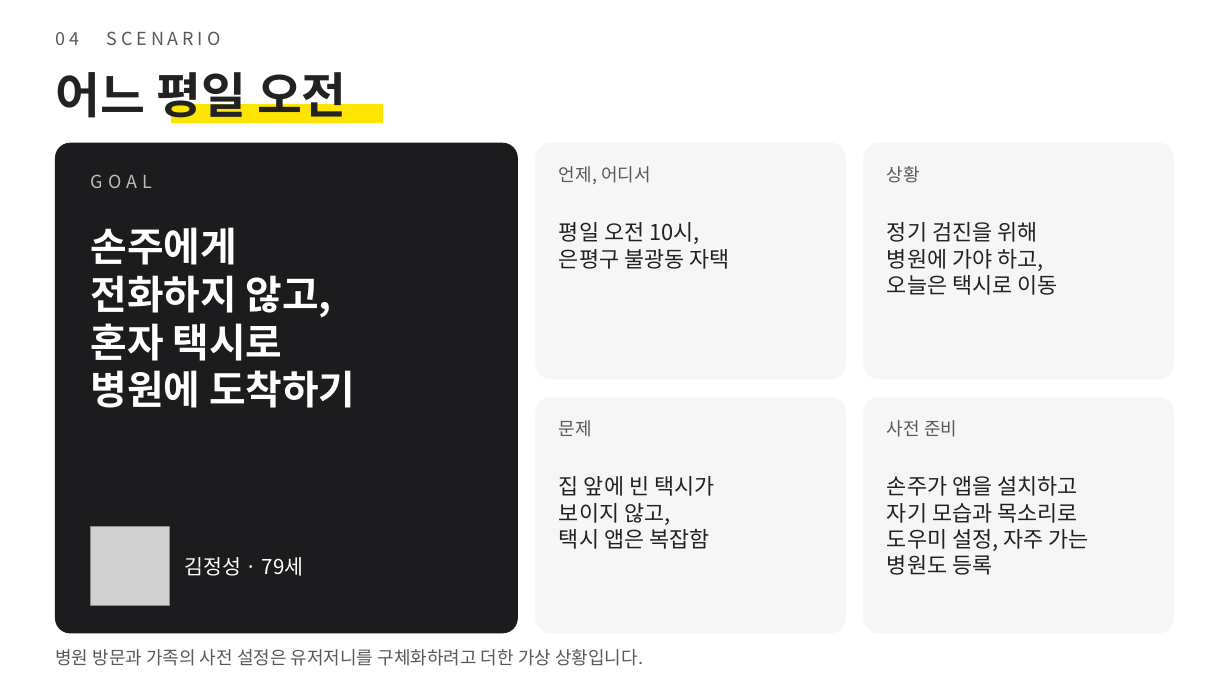
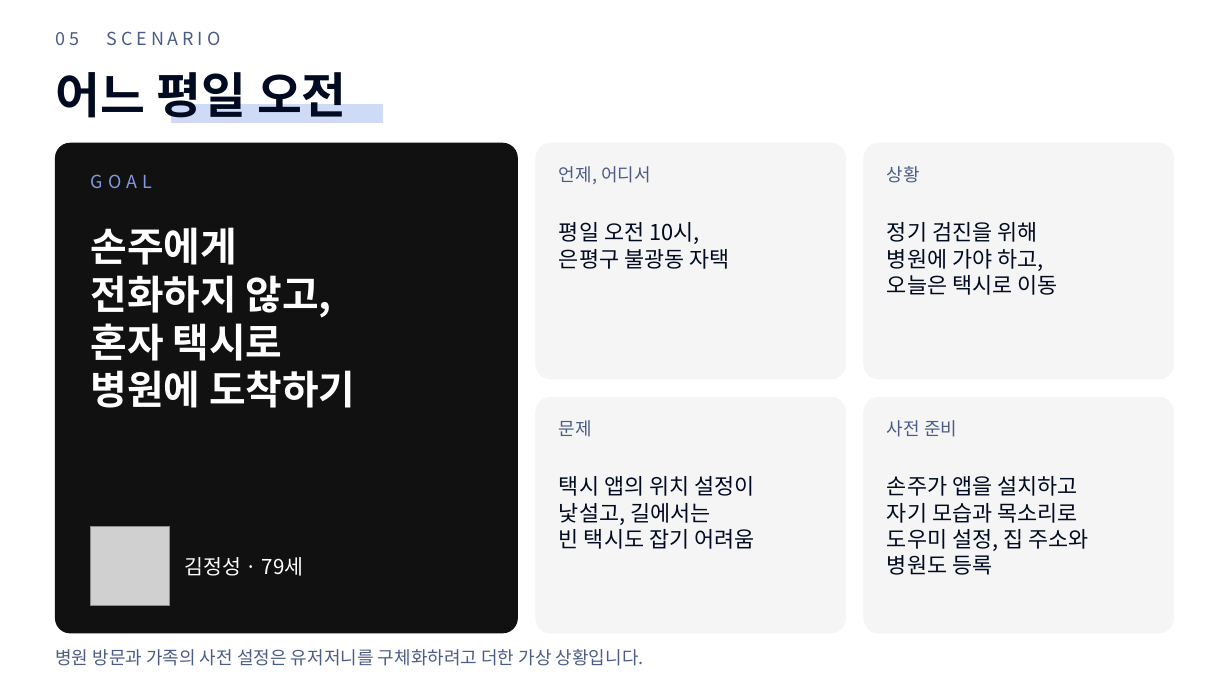
Before and after one commit to forethinkfi/HK06_4N, a slide deck: slide 6 of docs/presentation/gyeotae-user-research.pptx (slide 5 before the commit). Drawn at 1232x693 pixels with LibreOffice and Linux fonts; fonts in the diff are those of the drawing; grey boxes stand for pictures. Boxes give left, top, right and bottom in pixels: in the first picture for what was removed or moved away, otherwise in the second. Text is boxed around its words. In the diff, an @@ line names an element or a change of style, - is before the commit and + after.

```diff
--- a/docs/presentation/gyeotae-user-research.pptx
+++ b/docs/presentation/gyeotae-user-research.pptx
@@ text at box(55, 31, 221, 45): text changed; text colour #595959 to #4B5D86 @@
-04 SCENARIO
+05 SCENARIO
@@ rectangle at box(171, 104, 383, 123): fill #FEE500 to #CFDAF6; outline #FEE500 1 pt to #CFDAF6 1 pt @@
@@ rounded rectangle at box(55, 143, 518, 633): fill #1C1C1E to #111111; outline #1C1C1E 0.75 pt to #111111 0.75 pt @@
@@ text "GOAL" at box(91, 174, 153, 188): text colour #BDBDBD to #8298DC @@
@@ text colour #222222 to #000A20 in 3 elements at box(55, 64, 347, 126), box(559, 222, 729, 269), box(887, 222, 1057, 295) @@
@@ fill #F6F6F7 to #F5F5F5; outline #F6F6F7 0.75 pt to #F5F5F5 0.75 pt in 4 elements at box(536, 143, 846, 379), box(864, 143, 1174, 379), box(536, 397, 846, 633), box(864, 397, 1174, 633) @@
@@ text at box(559, 476, 754, 549): text changed; text colour #222222 to #000A20 @@
-집 앞에 빈 택시가
-보이지 않고,
-택시 앱은 복잡함
+택시 앱의 위치 설정이
+낯설고, 길에서는
+빈 택시도 잡기 어려움
@@ text at box(887, 476, 1077, 575): text colour #222222 to #000A20 in "손주가 앱을 설치하고", "자기 모습과 목소리로", "병원도 등록" @@
@@ text at box(887, 529, 1088, 551): text changed; text colour #222222 to #000A20 @@
-도우미 설정, 자주 가는
+도우미 설정, 집 주소와
@@ text colour #595959 to #4B5D86 in 5 elements at box(559, 166, 651, 184), box(887, 166, 920, 183), box(559, 420, 592, 437), box(887, 420, 957, 437), box(55, 649, 644, 666) @@
```
Also in this commit, not shown: 8 other slides changed, 1 slide added.
